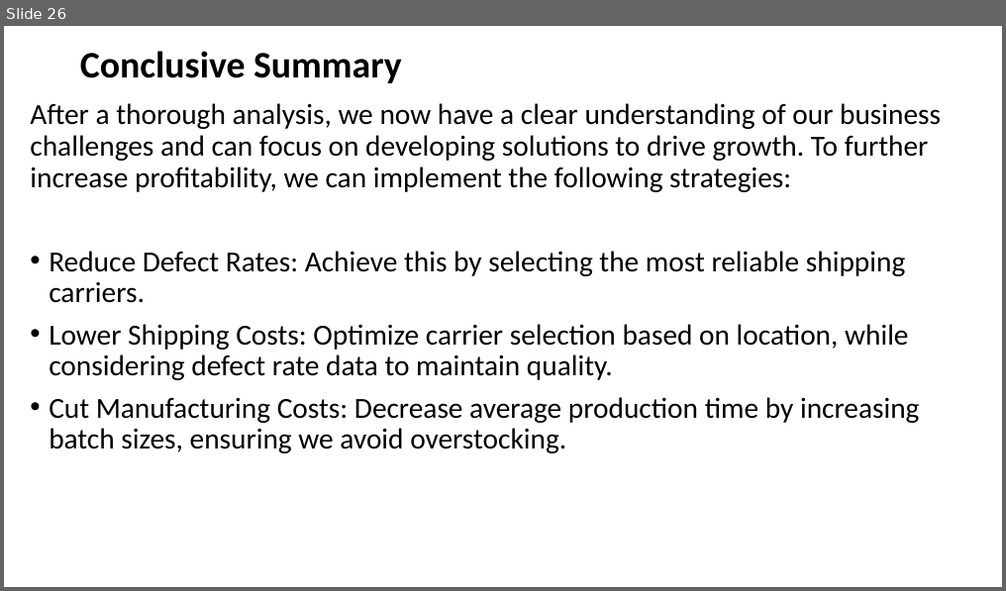
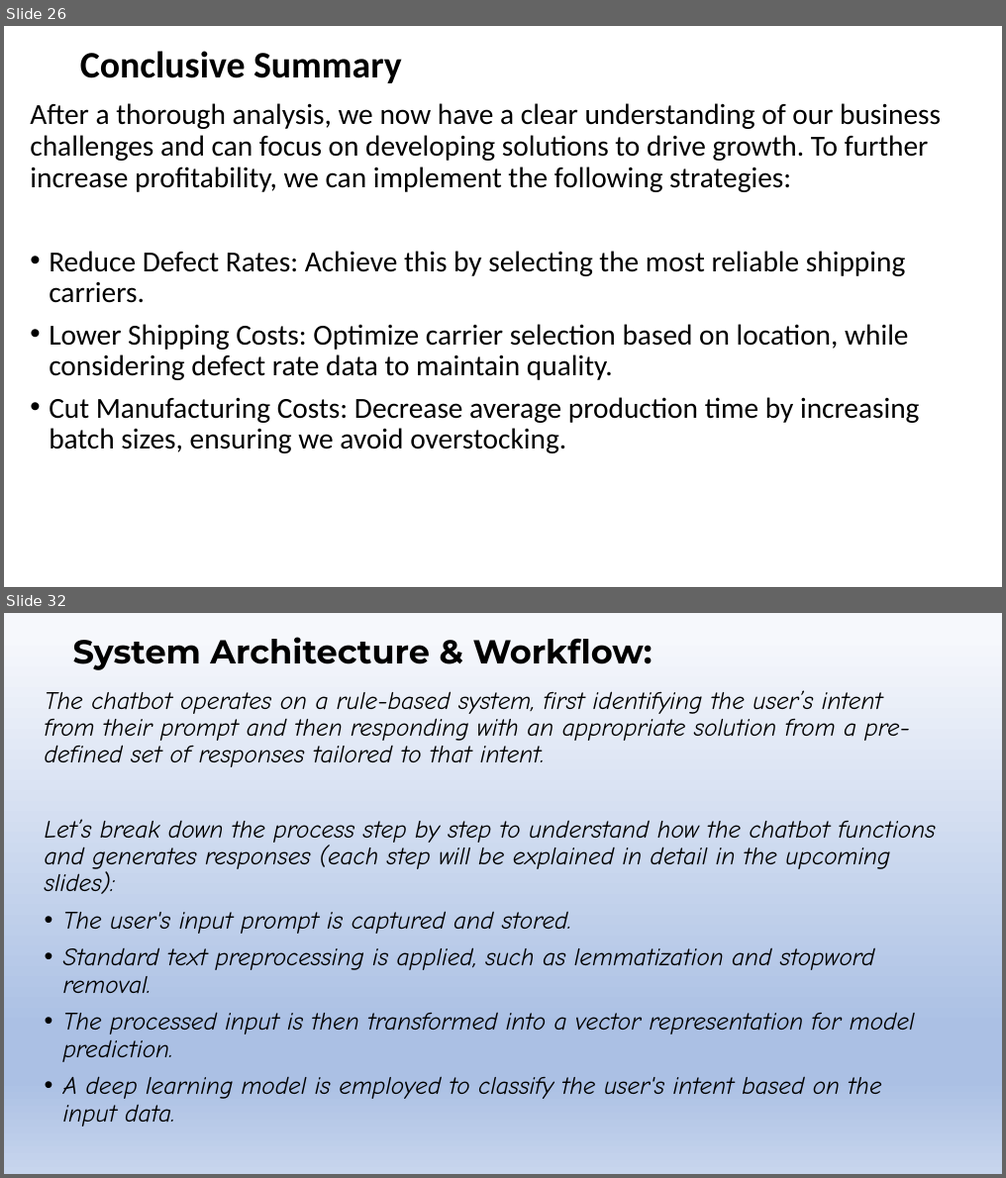
Before and after one commit to Sanket2102/Supply-Chain-Management, a slide deck: Supply Chain Management Presentation.pptx. Shown one above the other, each under a label of ours: slide 26 before the commit, slides 26 and 32 after it; the slides between them are not shown. The pictures are 1006x591 and 1006x1178 pixels, drawn with LibreOffice and Linux fonts; fonts in the diff are those of the drawing; background and template pictures are left out. Boxes give left, top, right and bottom in pixels: in the first picture for what was removed or moved away, otherwise in the second. Text is boxed around its words. In the diff, an @@ line names an element or a change of style, - is before the commit and + after.

```diff
--- a/Supply Chain Management Presentation.pptx
+++ b/Supply Chain Management Presentation.pptx
@@ slide 32 added at (4,613,1002,1174), background gradient #F6F8FC to #ABC0E4 to #C7D5ED @@
@@ title added at (73,637,652,670), 32 pt, text #000000, bold @@
+System Architecture & Workflow:
@@ text added at (45,690,936,1127), 24 pt, text #000000, italic @@
+The chatbot operates on a rule-based system, first identifying the user’s intent from their prompt and then responding with an appropriate solution from a pre-defined set of responses tailored to that intent.
+Let’s break down the process step by step to understand how the chatbot functions and generates responses (each step will be explained in detail in the upcoming slides):
+• The user's input prompt is captured and stored.
+• Standard text preprocessing is applied, such as lemmatization and stopword removal.
+• The processed input is then transformed into a vector representation for model prediction.
+• A deep learning model is employed to classify the user's intent based on the input data.
```
Also in this commit, not shown: 2 slides changed, 27 other slides added.
